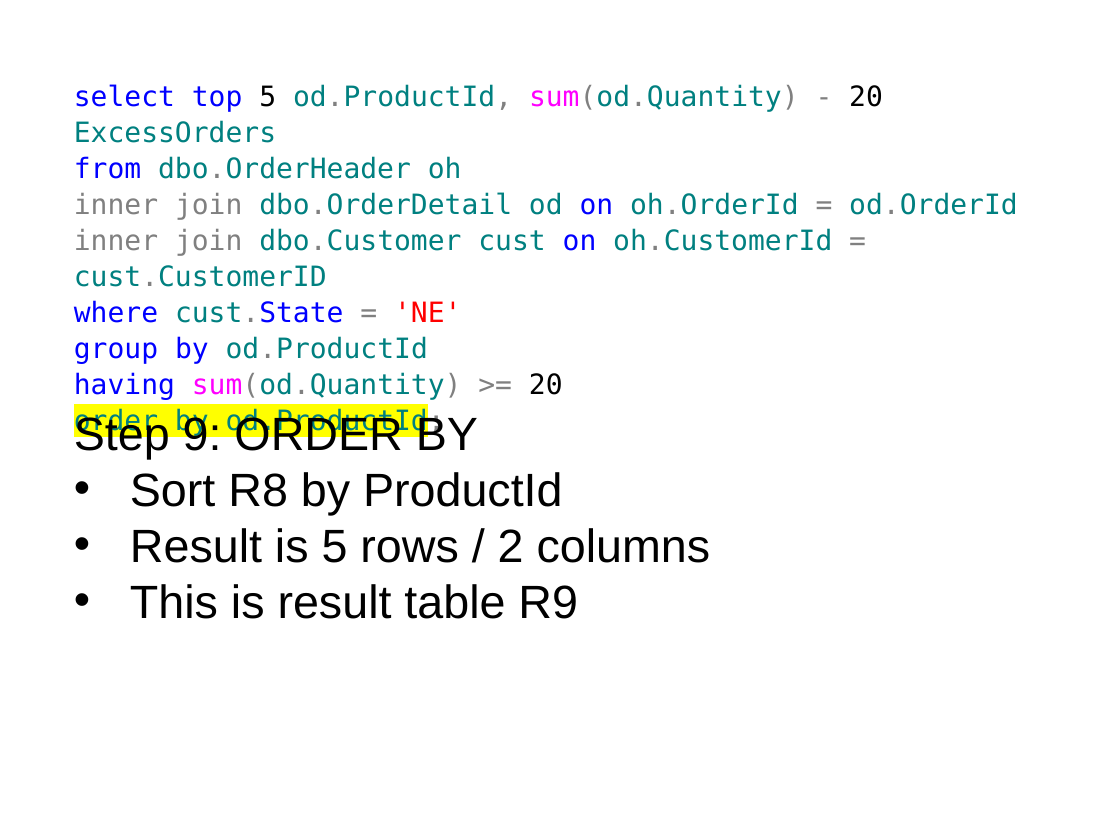
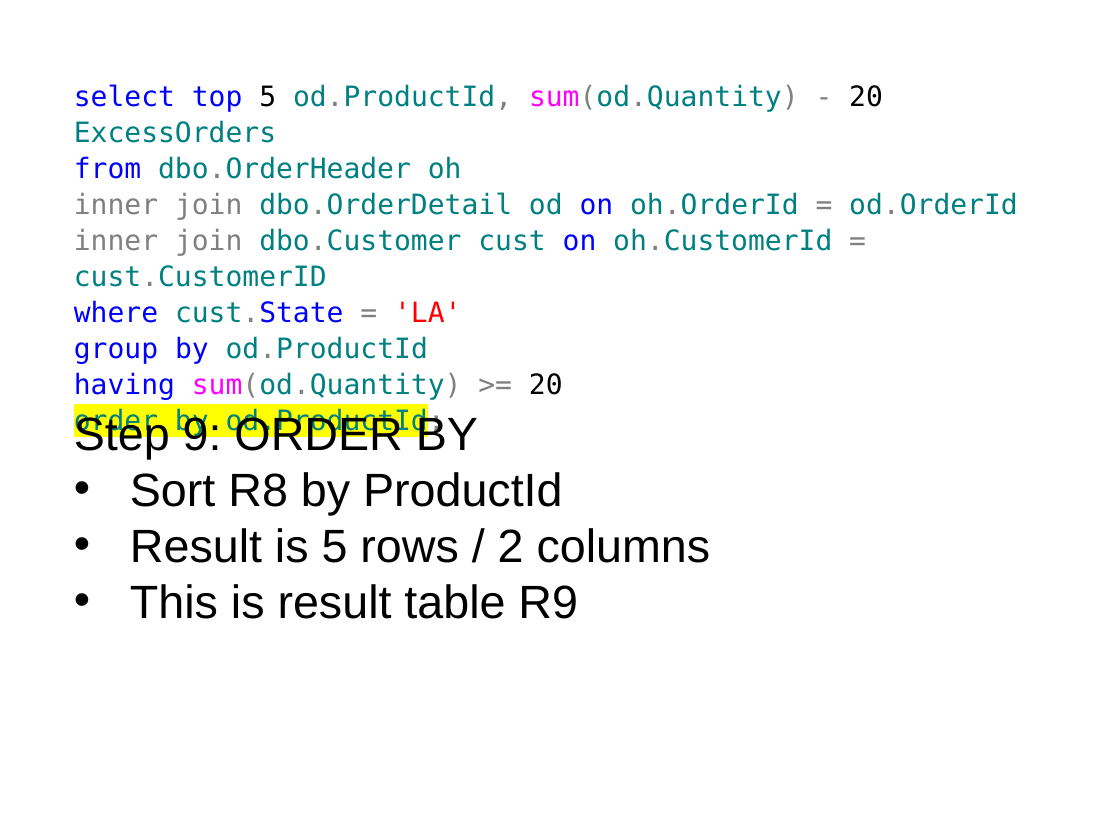
Before and after one commit to tf3604/OptimizerPresentation, a slide deck: slide 17 of Optimizer.pptx. Drawn at 1120x840 pixels with LibreOffice and Linux fonts; fonts in the diff are those of the drawing; background and template pictures are left out. Boxes give left, top, right and bottom in pixels: in the first picture for what was removed or moved away, otherwise in the second. Text is boxed around its words. In the diff, an @@ line names an element or a change of style, - is before the commit and + after.

```diff
--- a/Optimizer.pptx
+++ b/Optimizer.pptx
@@ text at [74,300,461,323]: text changed @@
-where cust.State = 'NE'
+where cust.State = 'LA'
```
Also in this commit, not shown: 14 other slides changed.
